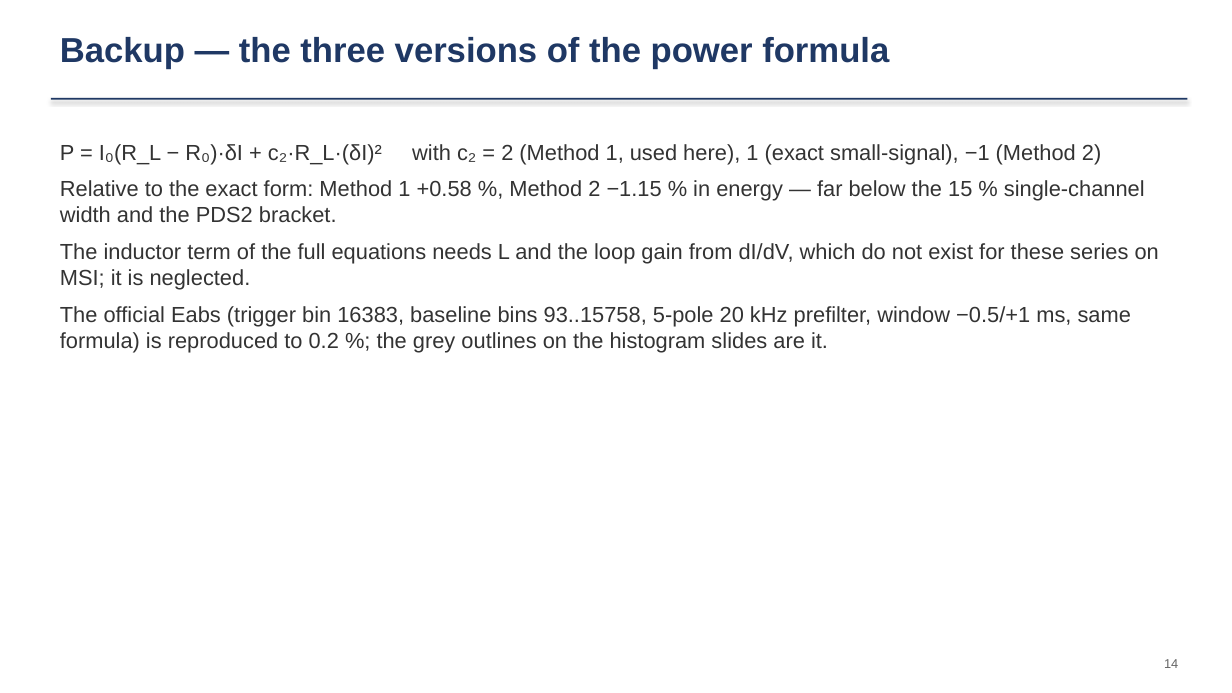
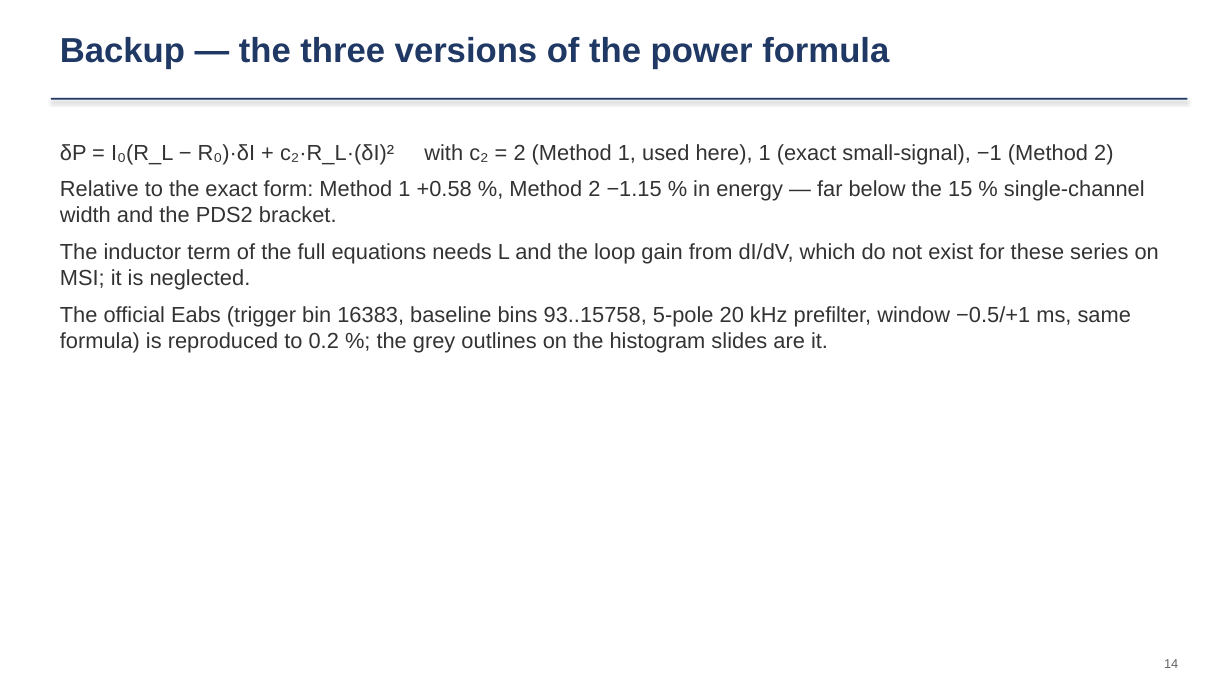
Before and after one commit to ZhihengLi0/urop, a slide deck: slide 14 of snolab/collection_efficiency/presentation/SNOLAB_R4_collection_efficiency_20260910.pptx. Drawn at 1232x693 pixels with LibreOffice and Linux fonts; fonts in the diff are those of the drawing. Boxes give left, top, right and bottom in pixels: in the first picture for what was removed or moved away, otherwise in the second. Text is boxed around its words. In the diff, an @@ line names an element or a change of style, - is before the commit and + after.

```diff
--- a/snolab/collection_efficiency/presentation/SNOLAB_R4_collection_efficiency_20260910.pptx
+++ b/snolab/collection_efficiency/presentation/SNOLAB_R4_collection_efficiency_20260910.pptx
@@ text at bbox=[60, 144, 1113, 165]: text changed @@
-P = I₀(R_L − R₀)·δI + c₂·R_L·(δI)² with c₂ = 2 (Method 1, used here), 1 (exact small-signal), −1 (Method 2)
+δP = I₀(R_L − R₀)·δI + c₂·R_L·(δI)² with c₂ = 2 (Method 1, used here), 1 (exact small-signal), −1 (Method 2)
```
Also in this commit, not shown: 5 other slides changed, 18 other files.
